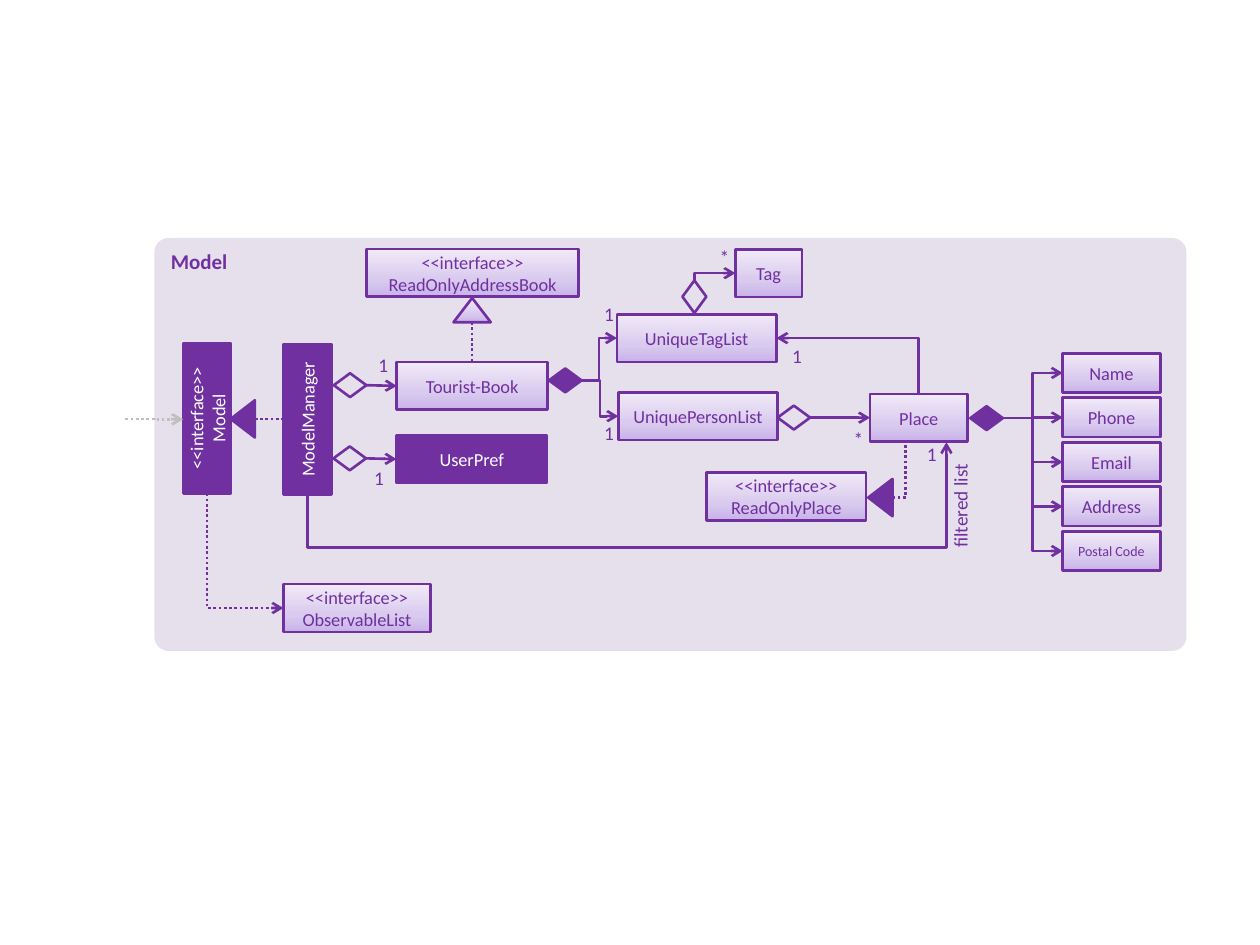
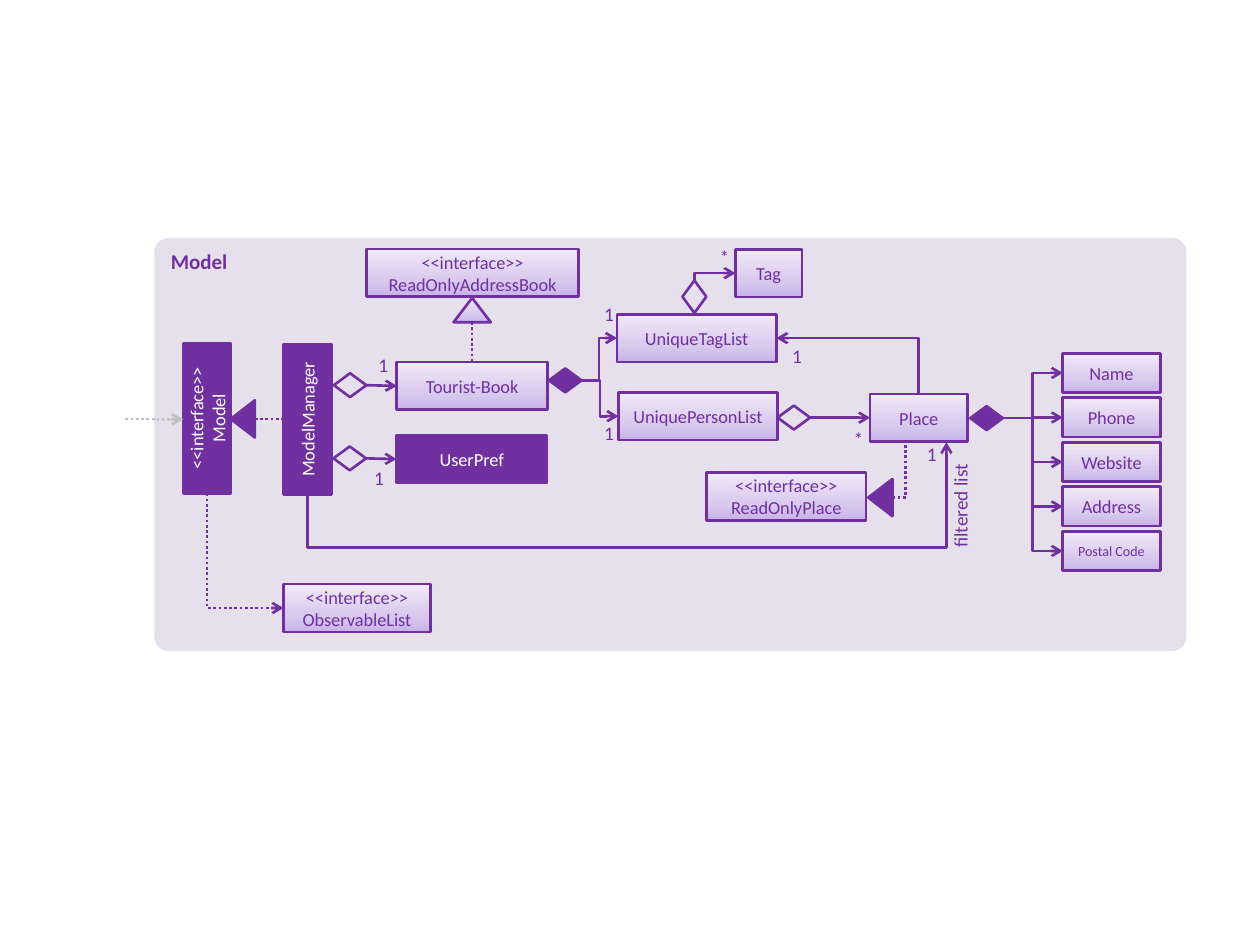
Before and after one commit to thanhson16198/main, a slide deck: slide 1 of docs/diagrams/ModelComponentClassDiagram.pptx. Drawn at 1260x945 pixels with LibreOffice and Linux fonts; fonts in the diff are those of the drawing. Boxes give left, top, right and bottom in pixels: in the first picture for what was removed or moved away, otherwise in the second. Text is boxed around its words. In the diff, an @@ line names an element or a change of style, - is before the commit and + after.

Commit message:
Update of ModelComponentClassDiagram and UiComponentDiagram pptx

```diff
--- a/docs/diagrams/ModelComponentClassDiagram.pptx
+++ b/docs/diagrams/ModelComponentClassDiagram.pptx
@@ text in rectangle at [1081,456,1142,469]: text changed @@
-Email
+Website
```
Also in this commit, not shown: 1 other file.
